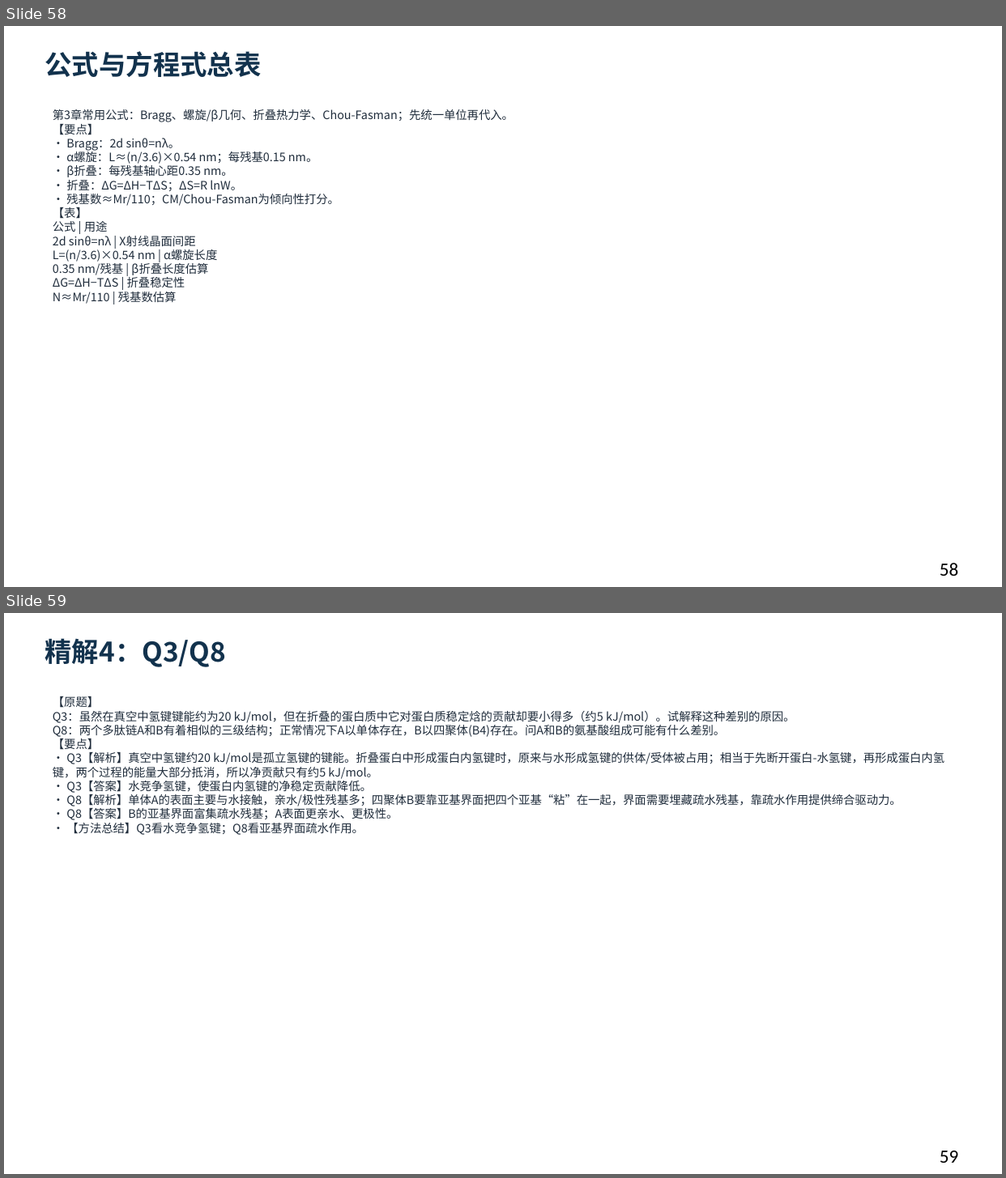
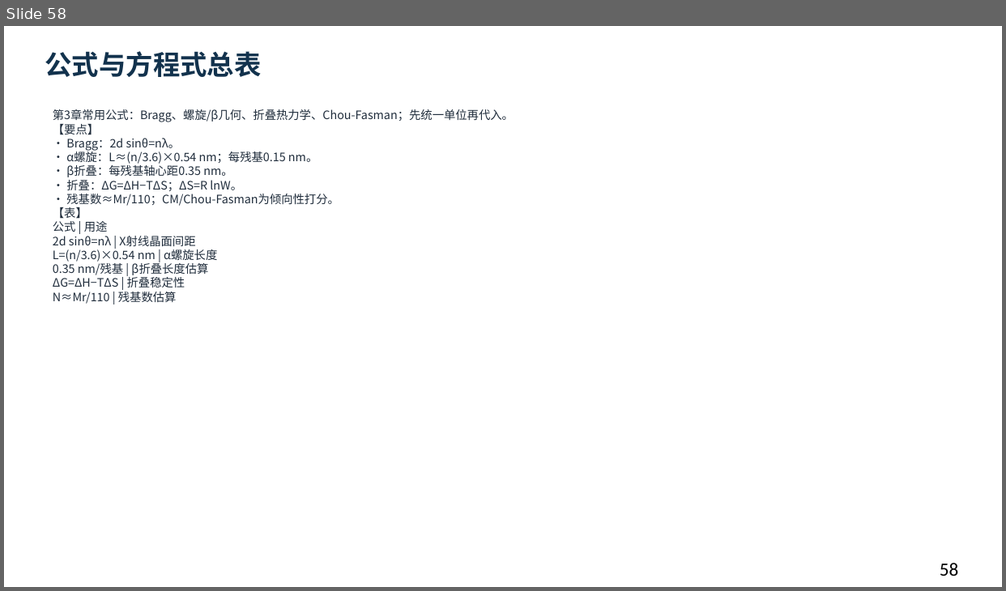
Before and after one commit to newkan-li/Biochemistry, a slide deck: downloads/bc03-ai-style.pptx. Shown one above the other, each under a label of ours: slides 58 and 59 before the commit, slide 58 after it. The pictures are 1006x1178 and 1006x591 pixels, drawn with LibreOffice and Linux fonts; fonts in the diff are those of the drawing. Boxes give left, top, right and bottom in pixels: in the first picture for what was removed or moved away, otherwise in the second. Text is boxed around its words. In the diff, an @@ line names an element or a change of style, - is before the commit and + after.

```diff
--- a/downloads/bc03-ai-style.pptx
+++ b/downloads/bc03-ai-style.pptx
@@ slide 59 removed at [4,613,1002,1174], background #FFFFFF @@
@@ text removed at [45,638,226,667] @@
-精解4：Q3/Q8
@@ text removed at [53,696,944,835] @@
-【原题】
-Q3：虽然在真空中氢键键能约为20 kJ/mol，但在折叠的蛋白质中它对蛋白质稳定焓的贡献却要小得多（约5 kJ/mol）。试解释这种差别的原因。
-Q8：两个多肽链A和B有着相似的三级结构；正常情况下A以单体存在，B以四聚体(B4)存在。问A和B的氨基酸组成可能有什么差别。
-【要点】
-• Q3【解析】真空中氢键约20 kJ/mol是孤立氢键的键能。折叠蛋白中形成蛋白内氢键时，原来与水形成氢键的供体/受体被占用；相当于先断开蛋白-水氢键，再形成蛋白内氢键，两个过程的能量大部分抵消，所以净贡献只有约5 kJ/mol。
-• Q3【答案】水竞争氢键，使蛋白内氢键的净稳定贡献降低。
-• Q8【解析】单体A的表面主要与水接触，亲水/极性残基多；四聚体B要靠亚基界面把四个亚基“粘”在一起，界面需要埋藏疏水残基，靠疏水作用提供缔合驱动力。
-• Q8【答案】B的亚基界面富集疏水残基；A表面更亲水、更极性。
-• 【方法总结】Q3看水竞争氢键；Q8看亚基界面疏水作用。
@@ text removed at [940,1151,958,1163] @@
-59
```
Also in this commit, not shown: 17 slides changed, 6 other slides removed, 6 other files.
